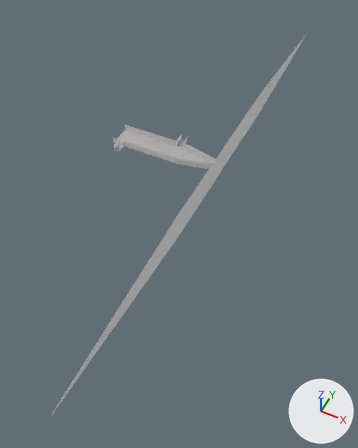
Two versions of the FBX model Assets/Assets/Models/Level1/Level3.fbx, one commit apart.
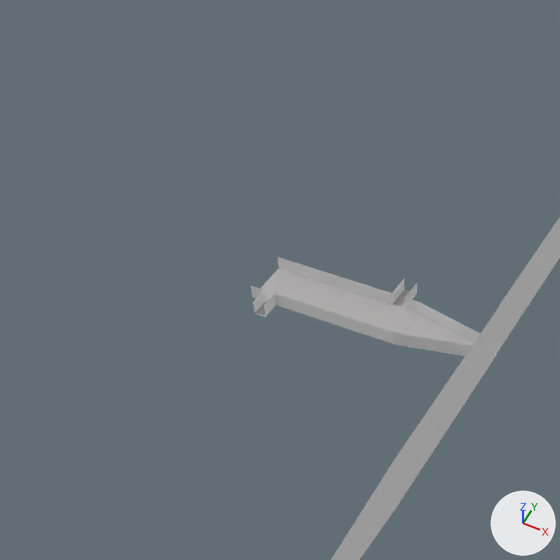
There are two pictures of each version: one whole from a 50 mm camera at (17.0, -971.0, 693.0) aimed at (-320.0, -297.0, -149.0), one close up on the part from 0% to 70% of the width and 2% to 58% of the height. The axes (+X, +Y, +Z) are drawn at lower right. The lights are the same throughout. The first two pictures are the older version. Vertices at exactly the same position are counted once.

The first close-up shows 'Level3'.
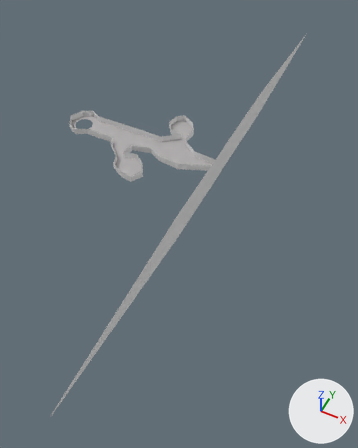
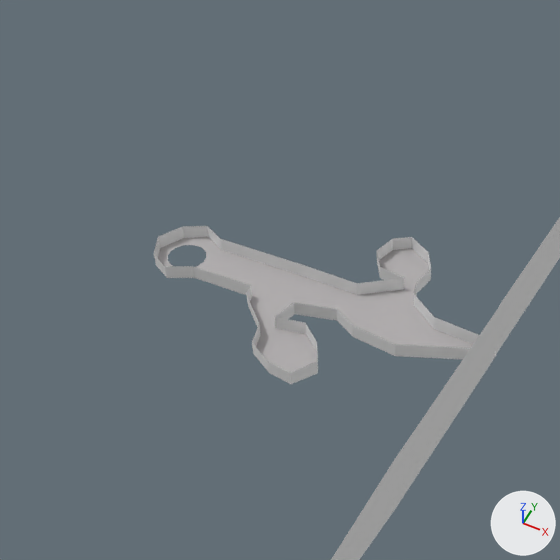
Changed parts and their boxes (x1, y1, x2, y2) in the close-ups (560 x 560 px):
'Level3', reshaped
    before: (251, 217, 560, 560)
    after: (154, 217, 560, 560)
part 1 of me_circle_014, built on
    before: (251, 264, 497, 356)
    after: (154, 226, 497, 384)

What changed in the scene script:
```text
Change me_circle_014:
    used by ob_level3; location = (-29.0, -285.0, -24.0)
    remove me_circle_014.from_pydata(...)  # 52 vertices, 31 faces; spans x -499.0..-235.0, y -529.0..707.0, z -20.0..45.0
    add me_circle_014.from_pydata(...)  # 106 vertices, 83 faces; spans x -634.0..-235.0, y -529.0..707.0, z -20.0..45.0
    me_circle_014 part 1
    20 vertices move from x -483.0..-332.0, y 42.0..118.0, z -20.0..-5.0 to x -497.0..-307.0, y 16.0..128.0, z -20.0..-5.0
    39 vertices are added at x -634.0..-345.0, y -33.0..214.0, z -20.0..-5.0
    15 new vertices lie (0.0, 0.0, 15.0) away from vertices in x -634.0..-345.0, y -33.0..214.0, z -20.0
    22 new faces join them, mat_invisible (white #e7e7e7)
    30 new faces join them, mat_fogfloor (grey #b2aeaf)
```
